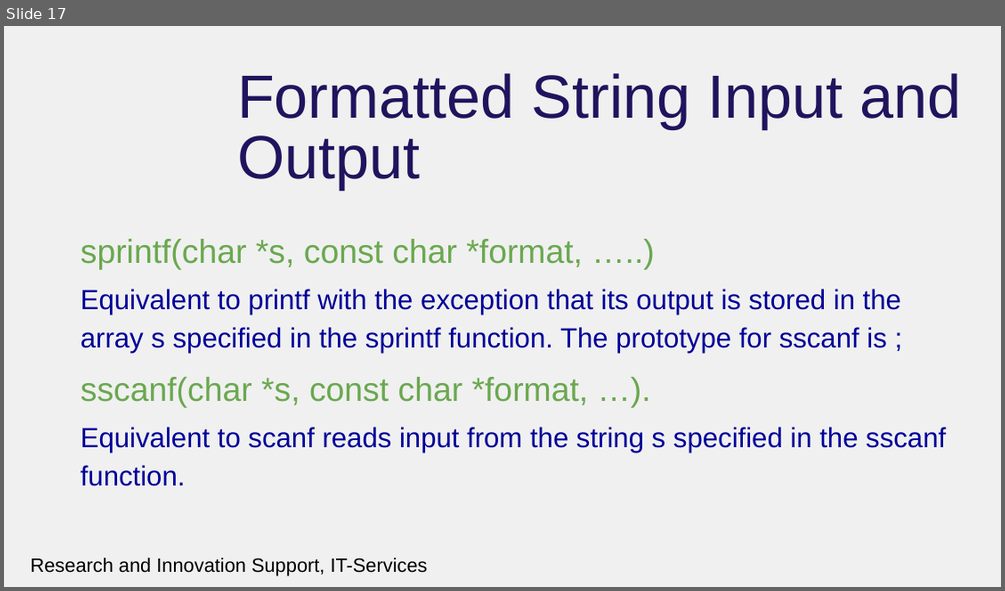
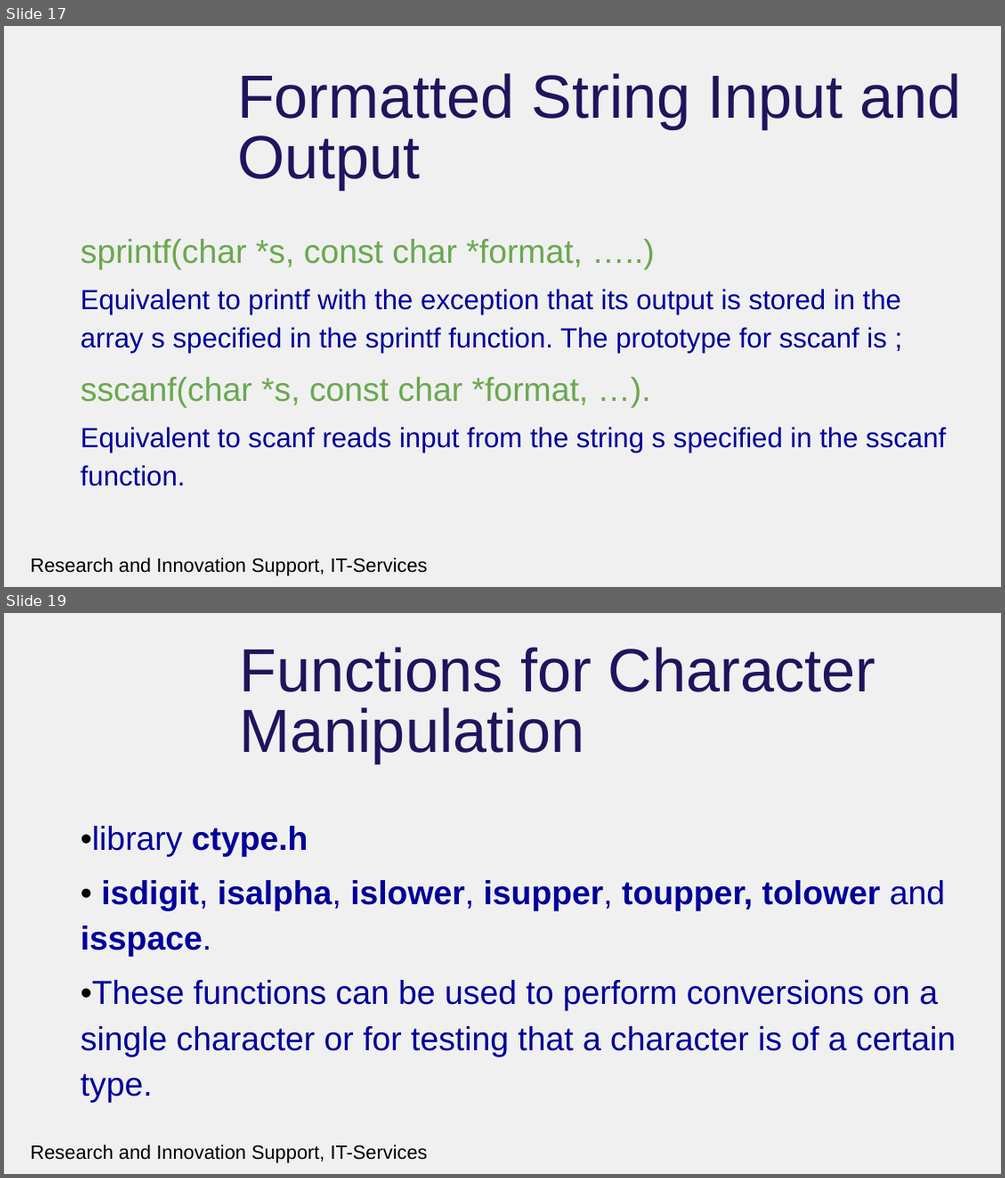
Before and after one commit to rcgsheffield/introc, a slide deck: archive/presentations/FurtherDataTypesandFileProcessing.pptx. Shown one above the other, each under a label of ours: slide 17 before the commit, slides 17 and 19 after it; the slides between them are not shown. The pictures are 1005x591 and 1005x1178 pixels, drawn with LibreOffice and Linux fonts; fonts in the diff are those of the drawing; background and template pictures are left out. Boxes give left, top, right and bottom in pixels: in the first picture for what was removed or moved away, otherwise in the second. Text is boxed around its words. In the diff, an @@ line names an element or a change of style, - is before the commit and + after.

```diff
--- a/archive/presentations/FurtherDataTypesandFileProcessing.pptx
+++ b/archive/presentations/FurtherDataTypesandFileProcessing.pptx
@@ slide 19 added at (4, 613, 1001, 1174), background #F0F0F0; not listed: 1 template element that a slide beside it also shows @@
@@ title added at (240, 647, 875, 763), 44 pt, text #1F145D @@
+Functions for Character Manipulation
@@ text added at (81, 826, 955, 1103), 24 pt, text #000099 @@
+•library ctype.h
+• isdigit, isalpha, islower, isupper, toupper, tolower and isspace.
+•These functions can be used to perform conversions on a single character or for testing that a character is of a certain type.
```
Also in this commit, not shown: 10 other slides added, 7 other files.
